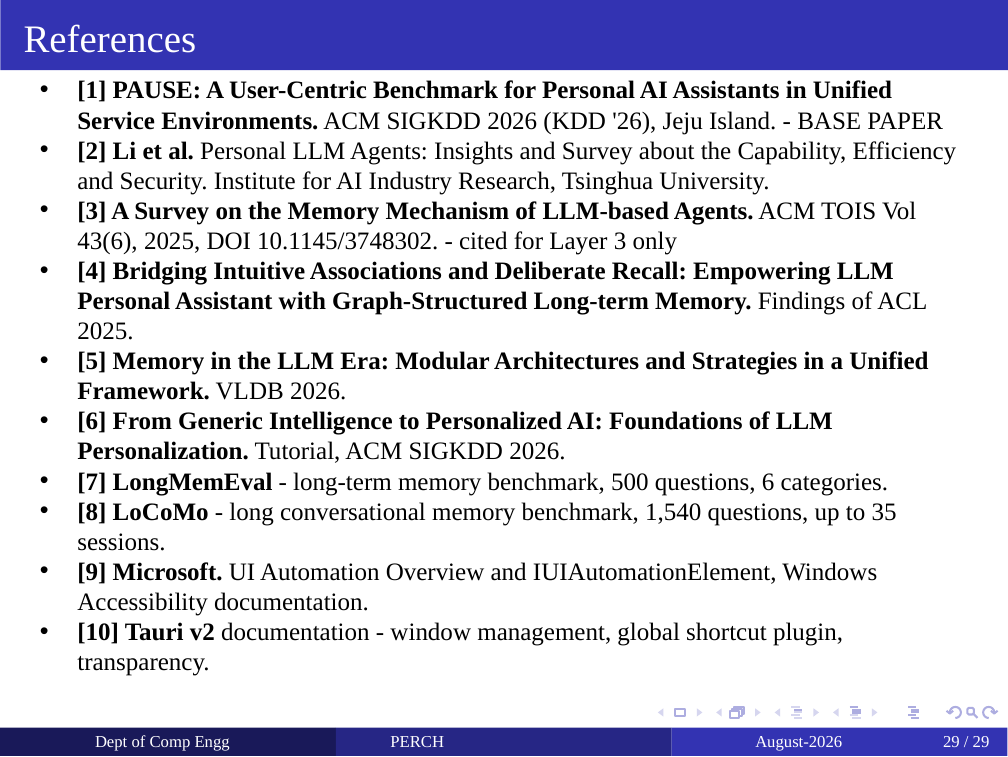
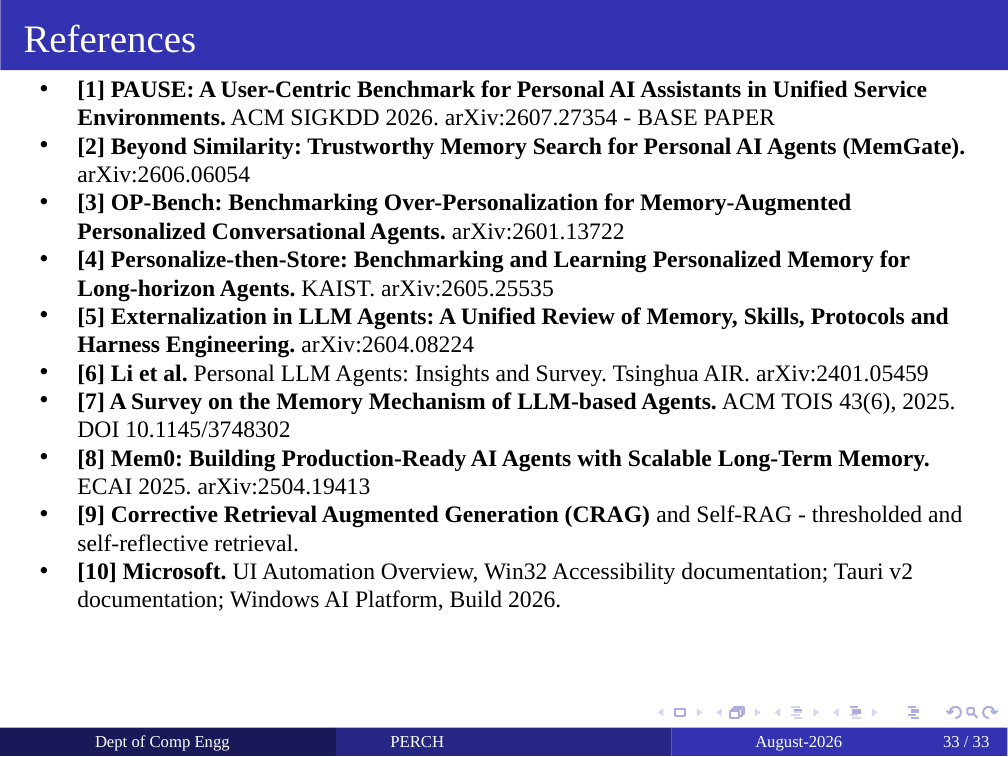
Before and after one commit to yashdoke7/perch, a slide deck: slide 33 of docs/PERCH_Project_Review.pptx (slide 29 before the commit). Drawn at 1008x757 pixels with LibreOffice and Linux fonts; fonts in the diff are those of the drawing. Boxes give left, top, right and bottom in pixels: in the first picture for what was removed or moved away, otherwise in the second. Text is boxed around its words. In the diff, an @@ line names an element or a change of style, - is before the commit and + after.

```diff
--- a/docs/PERCH_Project_Review.pptx
+++ b/docs/PERCH_Project_Review.pptx
@@ text at (77, 80, 966, 611): text changed; size 9 to 8.5 pt; bold on @@
-  • [1] PAUSE: A User-Centric Benchmark for Personal AI Assistants in Unified Service Environments. ACM SIGKDD 2026 (KDD '26), Jeju Island. - BASE PAPER
-  • [2] Li et al. Personal LLM Agents: Insights and Survey about the Capability, Efficiency and Security. Institute for AI Industry Research, Tsinghua University.
-  • [3] A Survey on the Memory Mechanism of LLM-based Agents. ACM TOIS Vol 43(6), 2025, DOI 10.1145/3748302. - cited for Layer 3 only
-  • [4] Bridging Intuitive Associations and Deliberate Recall: Empowering LLM Personal Assistant with Graph-Structured Long-term Memory. Findings of ACL 2025.
-  • [5] Memory in the LLM Era: Modular Architectures and Strategies in a Unified Framework. VLDB 2026.
-  • [6] From Generic Intelligence to Personalized AI: Foundations of LLM Personalization. Tutorial, ACM SIGKDD 2026.
-  • [7] LongMemEval - long-term memory benchmark, 500 questions, 6 categories.
-  • [8] LoCoMo - long conversational memory benchmark, 1,540 questions, up to 35 sessions.
-  • [9] Microsoft. UI Automation Overview and IUIAutomationElement, Windows Accessibility documentation.
-  • [10] Tauri v2 documentation - window management, global shortcut plugin, transparency.
+  • [1] PAUSE: A User-Centric Benchmark for Personal AI Assistants in Unified Service Environments. ACM SIGKDD 2026. arXiv:2607.27354 - BASE PAPER
+  • [2] Beyond Similarity: Trustworthy Memory Search for Personal AI Agents (MemGate). arXiv:2606.06054
+  • [3] OP-Bench: Benchmarking Over-Personalization for Memory-Augmented Personalized Conversational Agents. arXiv:2601.13722
+  • [4] Personalize-then-Store: Benchmarking and Learning Personalized Memory for Long-horizon Agents. KAIST. arXiv:2605.25535
+  • [5] Externalization in LLM Agents: A Unified Review of Memory, Skills, Protocols and Harness Engineering. arXiv:2604.08224
+  • [6] Li et al. Personal LLM Agents: Insights and Survey. Tsinghua AIR. arXiv:2401.05459
+  • [7] A Survey on the Memory Mechanism of LLM-based Agents. ACM TOIS 43(6), 2025. DOI 10.1145/3748302
+  • [8] Mem0: Building Production-Ready AI Agents with Scalable Long-Term Memory. ECAI 2025. arXiv:2504.19413
+  • [9] Corrective Retrieval Augmented Generation (CRAG) and Self-RAG - thresholded and self-reflective retrieval.
+  • [10] Microsoft. UI Automation Overview, Win32 Accessibility documentation; Tauri v2 documentation; Windows AI Platform, Build 2026.
@@ page number at (943, 736, 990, 747): text changed @@
-29 / 29
+33 / 33
```
Also in this commit, not shown: 27 other slides changed, 4 slides added, 2 other files.
